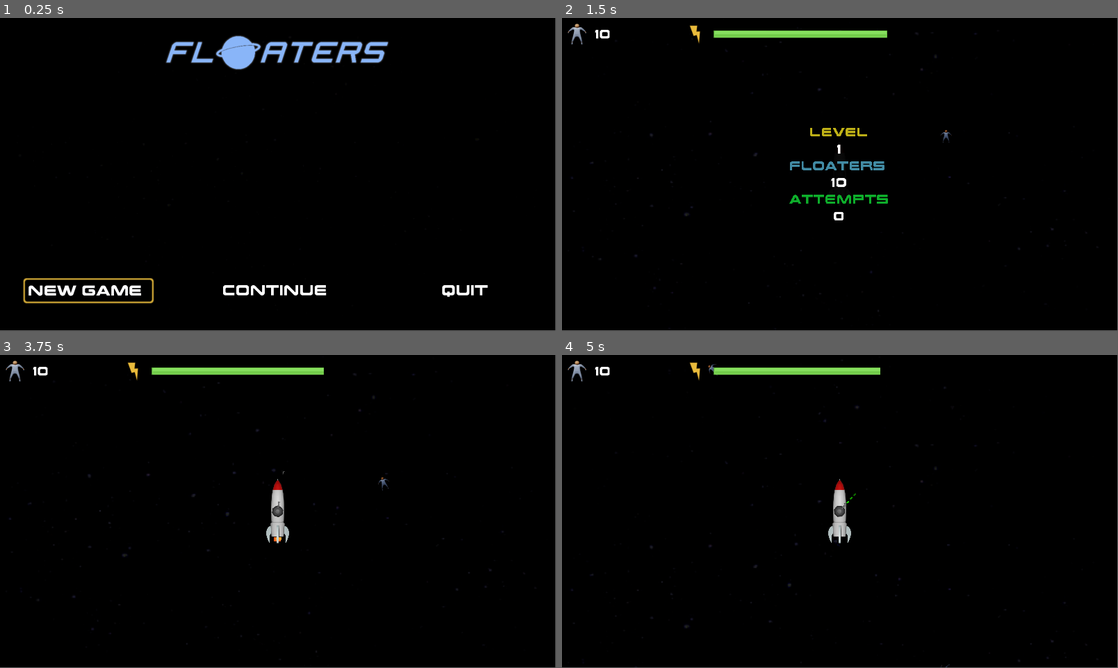
Above: before the commit, frames 1-4 (two rows, left to right).
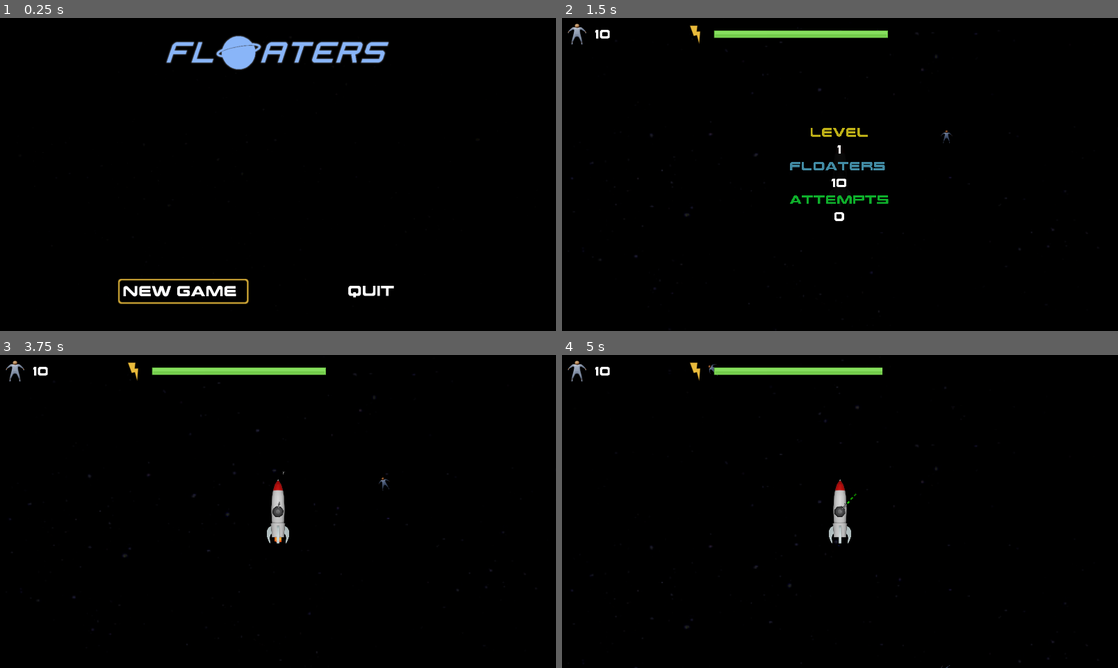
Above: after the commit, the same moments.

Repository: frigierim/Floaters
Game: Godot game, scene res://scenes/mainmenu/mainmenu.tscn
Same seed, same stepped clock (60 frames per second), same inputs: the game is played once before the commit and once after it. The engine's default icon, where the game draws it, is replaced by a stand-in: a white triangle on a blue panel in a dark square.
Inputs (mouse positions are in pixels of both pictures, inside the frame that each line leads up to; where the layout moved, square brackets give the same spot in the first picture):
- Up to frame 1 (0.25 s): no input
- Up to frame 2 (1.5 s): click (745, 290) [650, 290] at 0.5 s; tap Enter at 1.25 s; hold S (thrust_b) from 1.28 s (still down); hold Space (operate) from 1.28 s (still down)
- Up to frame 3 (3.75 s): release S (thrust_b) at 2.03 s; release Space (operate) at 2.03 s; tap Space (operate) at 2.1, 3.6 s; tap Enter at 2.75 s; hold Space (operate) 2.78-3.53 s; hold S (thrust_b) from 2.78 s (still down)
- Up to frame 4 (5 s): release S (thrust_b) at 4.28 s; hold Space (operate) from 4.28 s (still down)
The window is 799x449 before the commit and 800x450 after it. Grey fills any space a smaller window leaves; there, only what the larger window draws over its background counts as a difference.

The runs differ from the first frame. In frame 1, 2.5% of the frame differs, in the area x 4-88%, y 5-92%; in frame 2, 0.4%; in frame 3, 0.2%; in frame 4, 0.2%.

Commit message:
Fixed screen ratio issue

Diff:
--- a/project.godot
+++ b/project.godot
@@ -33,6 +33,7 @@
 window/size/height=1080
 window/size/resizable=false
 window/size/fullscreen=true
+window/stretch/mode="viewport"
 
 [input]
 
--- a/scenes/autoload/game_data.gd
+++ b/scenes/autoload/game_data.gd
@@ -14,7 +14,7 @@
 
 var MAX_LEVELS = 5
 
-var ENERGY_DRAW : float = 0.05
+var ENERGY_DRAW : float = 0.03
 
 # TBD: Balance something :D
 
--- a/scenes/gamemap/game_map.gd
+++ b/scenes/gamemap/game_map.gd
@@ -30,6 +30,7 @@
 	var newVect = Vector3(newOffset.x, -newOffset.y, 0) * bg_speed_scale
 	mat.set_shader_param("ScrollOffset", newVect)
 
+
 func _on_game_over():
 	gameovermenu.show()
 
--- a/scenes/mainmenu/mainmenu.tscn
+++ b/scenes/mainmenu/mainmenu.tscn
@@ -96,9 +96,9 @@
 rect_min_size = Vector2( 0, 700 )
 
 [node name="HBoxContainer" type="HBoxContainer" parent="MarginContainer/VBoxContainer"]
-margin_left = 30.0
+margin_left = 357.0
 margin_top = 850.0
-margin_right = 1789.0
+margin_right = 1463.0
 margin_bottom = 938.0
 size_flags_horizontal = 6
 custom_constants/separation = 200
@@ -112,6 +112,7 @@
 texture_focused = ExtResource( 5 )
 
 [node name="btnContinue" type="TextureButton" parent="MarginContainer/VBoxContainer/HBoxContainer"]
+visible = false
 margin_left = 653.0
 margin_right = 1106.0
 margin_bottom = 88.0
@@ -121,8 +122,8 @@
 texture_focused = ExtResource( 4 )
 
 [node name="btnQuit" type="TextureButton" parent="MarginContainer/VBoxContainer/HBoxContainer"]
-margin_left = 1306.0
-margin_right = 1759.0
+margin_left = 653.0
+margin_right = 1106.0
 margin_bottom = 88.0
 focus_next = NodePath("../btnRestart")
 texture_normal = ExtResource( 9 )
--- a/scenes/player/player.gd
+++ b/scenes/player/player.gd
@@ -41,6 +41,7 @@
 	aim_particles.emitting = false
 	EventManager.connect("rock_hit", self, "on_rock_hit")
 	EventManager.connect("floater_hit", self, "on_floater_hit")
+	EventManager.connect("energy_exhausted", self, "on_energy_exhausted")
 
 func _process(delta):
 
@@ -131,6 +132,13 @@
 		explosion.emitting = true
 		EventManager.emit_signal("game_over")
 
+func on_energy_exhausted():
+		_exploded = true
+		_shooting = false
+		_turret_rotating = false
+		rocket.visible = false
+		EventManager.emit_signal("game_over")
+
 
 func on_floater_hit(id : int, floater: Object) :
 	if id == body.get_instance_id() and not _exploded:
